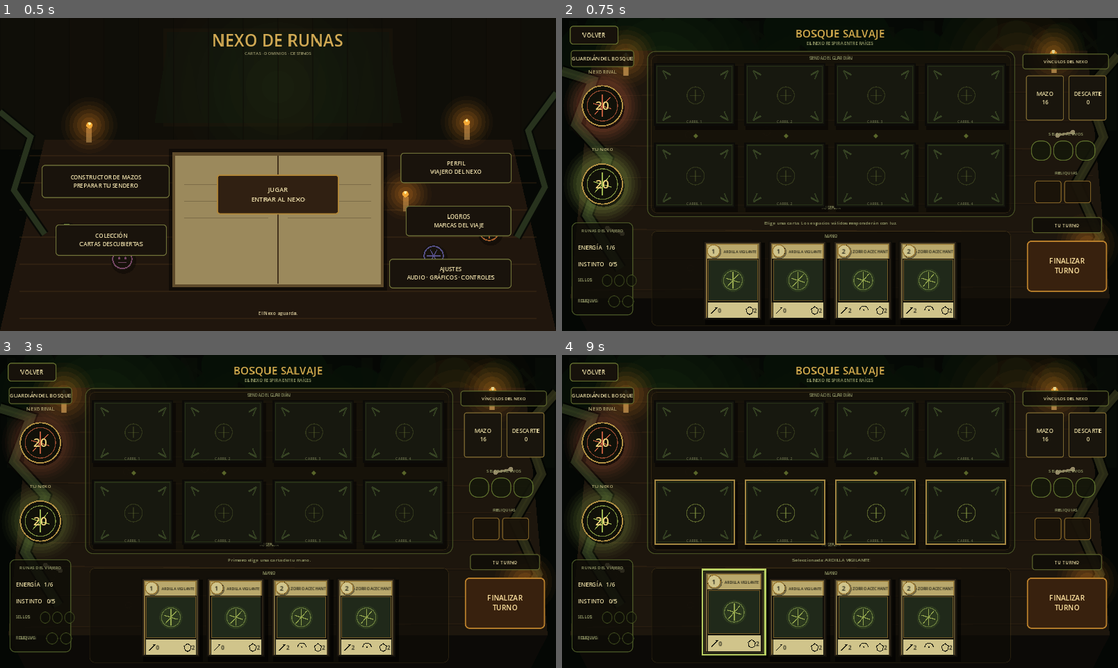
Above: before the commit, frames 1-4 (two rows, left to right).
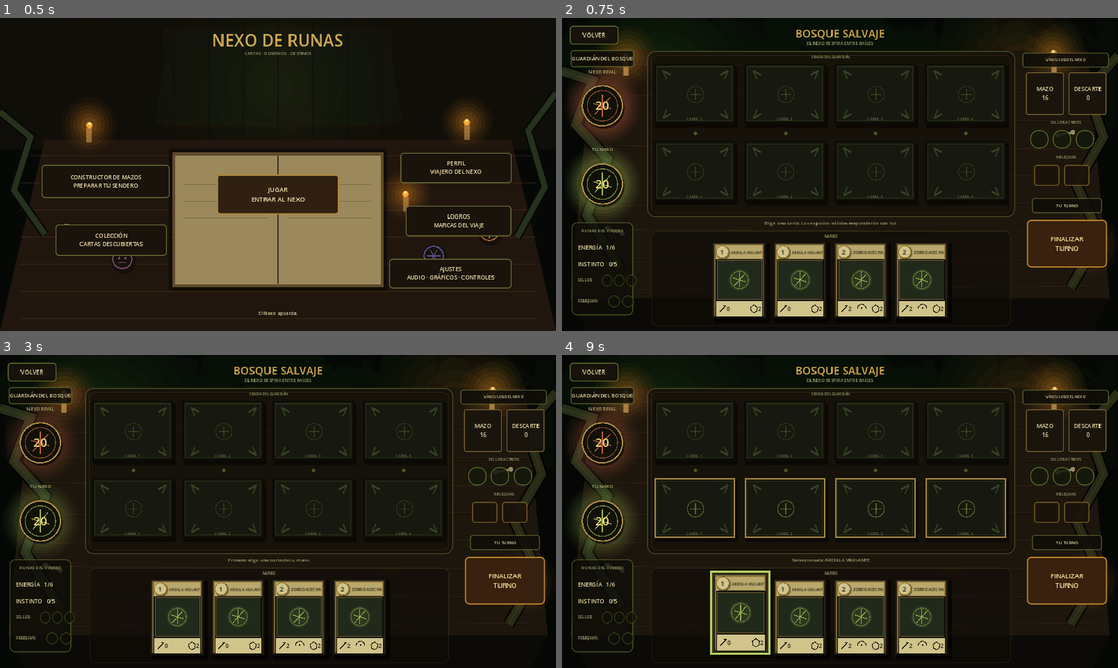
Above: after the commit, the same moments.

Repository: LoloscarPrr/Nexo-de-runas-v2
Game: Godot game, scene res://scenes/main.tscn
Two runs of this game, one before a commit and one after it. Both use one fixed random seed, a clock stepped at 60 frames per second and the inputs below.
Inputs (mouse positions are in pixels of both pictures, inside the frame that each line leads up to):
- Up to frame 1 (0.5 s): no input
- Up to frame 2 (0.75 s): click "JUGAR ENTRAR AL NEXO" at 0.5 s
- Up to frame 3 (3 s): click "VOLVER" at 1.25 s; click "JUGAR ENTRAR AL NEXO" at 2 s; click (133, 511) at 2.77 s
- Up to frame 4 (9 s): click (695, 508) at 3.52 s; click (784, 511) at 4.27 s; click (784, 508) at 5.02 s; click (878, 511) at 5.77 s; click (878, 508) at 6.52 s; click (967, 511) at 7.27 s; click (967, 508) at 8.02 s; click (734, 617) at 8.77 s

Frame 1 is identical in both runs. In frame 2, 8.8% of the frame differs, in the area x 17-99%, y 11-96%; in frame 3, 8.8%; in frame 4, 10%, in the area x 16-99%, y 11-96%.

Commit message:
Use polished canonical Forest battle layout

Diff:
--- a/scripts/main.gd
+++ b/scripts/main.gd
@@ -4,7 +4,7 @@
 ## La campaña legado sigue cargada para conservar saves, pero deja de dominar la UI.
 
 const CampaignViewScript = preload("res://scripts/ui/mockup_campaign_view.gd")
-const CanonicalBattleViewScript = preload("res://scripts/ui/canonical_battle_view.gd")
+const CanonicalBattleViewScript = preload("res://scripts/ui/canonical_battle_view_polished.gd")
 const MenuBackdropScript = preload("res://scripts/ui/canonical_main_menu_backdrop.gd")
 
 const INK := Color("eadca8")
@@ -65,13 +65,10 @@
 	var subtitle := _label("CARTAS · DOMINIOS · DESTINOS", 10, MUTED, HORIZONTAL_ALIGNMENT_CENTER)
 	_place_in(menu_screen, subtitle, Rect2(vw * 0.36, 70, vw * 0.28, 22))
 
-	# Acción principal sobre el libro central.
 	var play := _menu_button("JUGAR", "ENTRAR AL NEXO", true)
 	play.pressed.connect(_start_canonical_battle)
 	_place_in(menu_screen, play, Rect2(vw * 0.39, vh * 0.50, vw * 0.22, 92))
 
-	# Herramientas físicas alrededor de la mesa. Ya ocupan su posición canónica
-	# aunque algunas todavía estén en construcción durante esta vertical slice.
 	var deckbuilder := _menu_button("CONSTRUCTOR DE MAZOS", "PREPARAR TU SENDERO")
 	deckbuilder.pressed.connect(func(): _notice("El Constructor de Mazos será la siguiente sala en conectarse al nuevo core."))
 	_place_in(menu_screen, deckbuilder, Rect2(vw * 0.075, vh * 0.47, vw * 0.23, 76))
